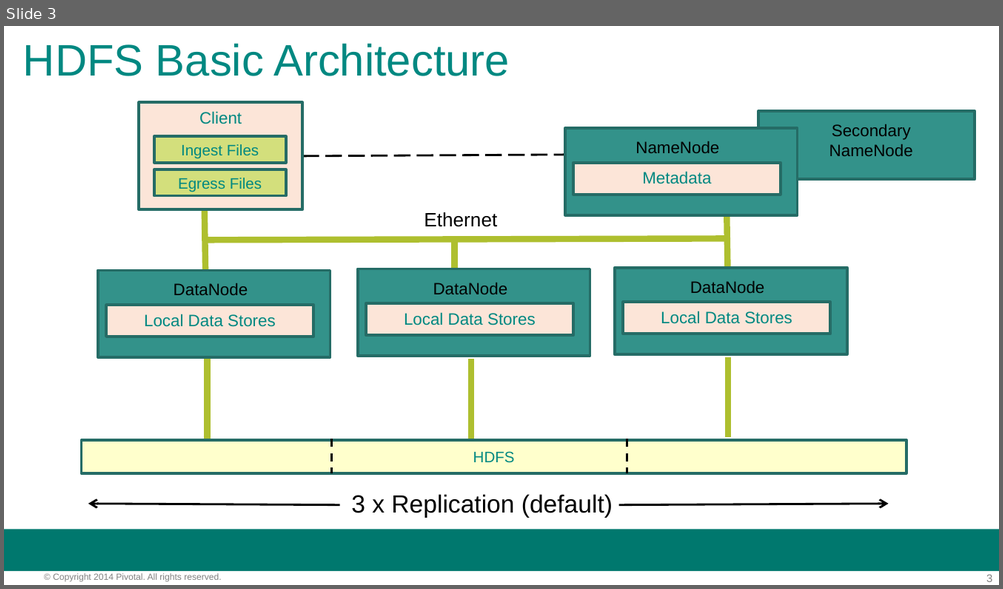
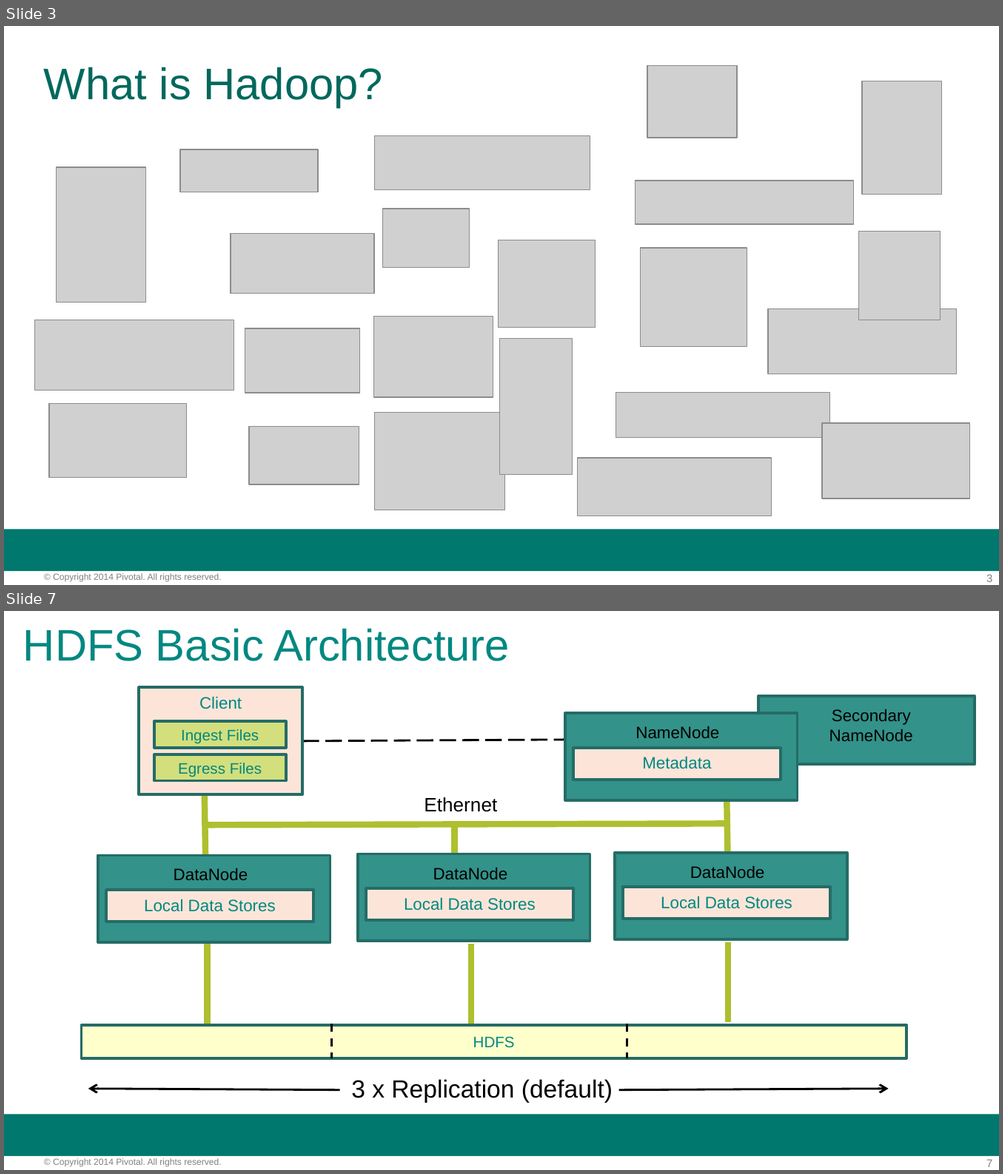
Before and after one commit to vmware-archive/BigDataRoadshow-labs, a slide deck: decks/02_phd_hawq_presentation.pptx. Shown one above the other, each under a label of ours: slide 3 before the commit, slides 3 and 7 after it; the slides between them are not shown. The pictures are 1003x589 and 1003x1174 pixels, drawn with LibreOffice and Linux fonts; fonts in the diff are those of the drawing; grey boxes stand for pictures; background and template pictures are left out. Boxes give left, top, right and bottom in pixels: in the first picture for what was removed or moved away, otherwise in the second. Text is boxed around its words. In the diff, an @@ line names an element or a change of style, - is before the commit and + after.

```diff
--- a/decks/02_phd_hawq_presentation.pptx
+++ b/decks/02_phd_hawq_presentation.pptx
@@ slide 3 added at [4,26,999,585], background #FFFFFF; not listed: 3 template elements that a slide beside it also shows @@
@@ title added at [44,67,382,107], 32 pt, text #00685D @@
+What is Hadoop?
@@ picture added at [648,66,737,138] @@
@@ picture added at [862,82,942,195] @@
@@ picture added at [374,136,590,189] @@
@@ picture added at [180,150,317,192] @@
@@ picture added at [57,167,146,303] @@
@@ picture added at [634,181,852,225] @@
@@ picture added at [383,209,469,268] @@
@@ picture added at [230,234,374,294] @@
@@ picture added at [498,241,596,329] @@
@@ picture added at [858,232,940,321] @@
@@ picture added at [640,248,747,346] @@
@@ picture added at [768,309,956,374] @@
@@ picture added at [35,321,233,391] @@
@@ picture added at [244,329,359,393] @@
@@ picture added at [374,316,493,397] @@
@@ picture added at [499,338,572,474] @@
@@ picture added at [616,393,830,437] @@
@@ picture added at [48,404,186,477] @@
@@ picture added at [375,413,505,511] @@
@@ picture added at [822,423,970,498] @@
@@ picture added at [249,427,358,486] @@
@@ picture added at [577,459,771,517] @@
@@ what was slide 3 is now slide 7 @@
@@ page number at [986,1160,992,1167]: text changed @@
-3
+7
```
Also in this commit, not shown: 4 slides changed, 4 other slides added, 5 other files.
